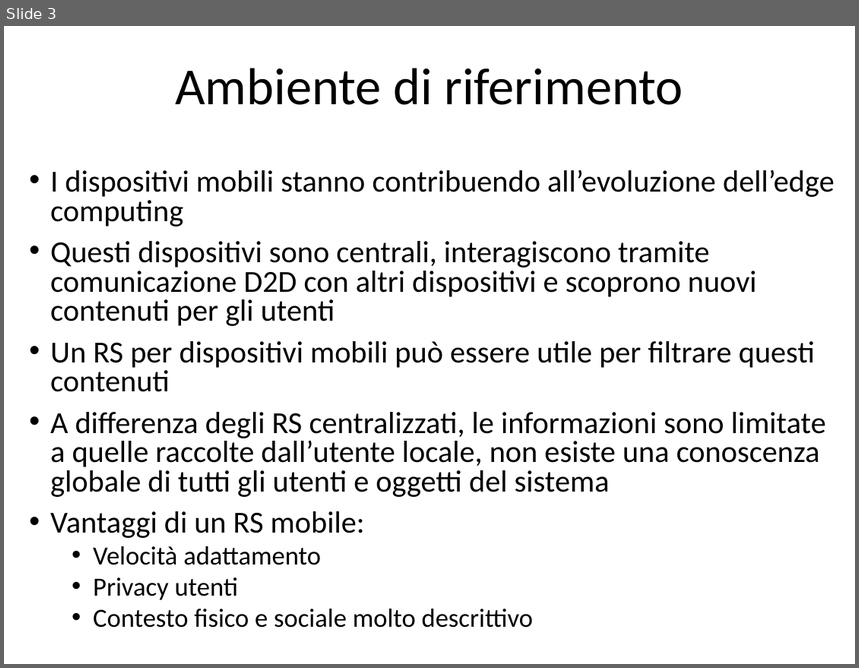
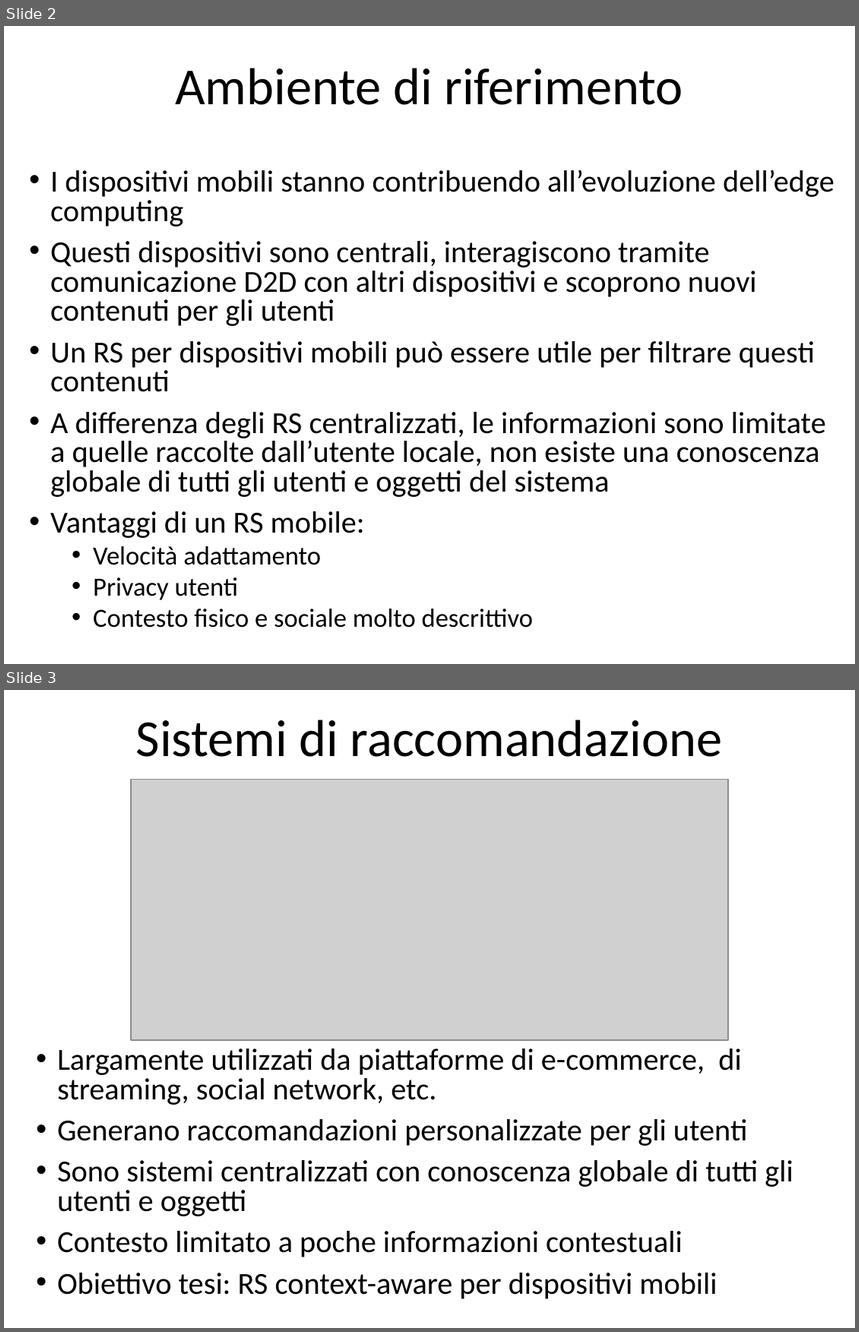
Before and after one commit to CriptHunter/tesi, a slide deck: presentazione/presentazione.pptx. Shown one above the other, each under a label of ours: slide 3 before the commit, slides 2 and 3 after it. The pictures are 859x668 and 859x1332 pixels, drawn with LibreOffice and Linux fonts; fonts in the diff are those of the drawing; grey boxes stand for pictures. Boxes give left, top, right and bottom in pixels: in the first picture for what was removed or moved away, otherwise in the second. Text is boxed around its words. In the diff, an @@ line names an element or a change of style, - is before the commit and + after.

```diff
--- a/presentazione/presentazione.pptx
+++ b/presentazione/presentazione.pptx
@@ slide 3 added at (x1=4, y1=690, x2=855, y2=1328), background #FFFFFF @@
@@ title added at (x1=136, y1=720, x2=722, y2=757), 44 pt, text #000000 @@
+Sistemi di raccomandazione
@@ picture added at (x1=131, y1=780, x2=728, y2=1040) @@
@@ text added at (x1=57, y1=1049, x2=793, y2=1300), 25.9 pt, text #000000 @@
+• Largamente utilizzati da piattaforme di e-commerce, di streaming, social network, etc.
+• Generano raccomandazioni personalizzate per gli utenti
+• Sono sistemi centralizzati con conoscenza globale di tutti gli utenti e oggetti
+• Contesto limitato a poche informazioni contestuali
+• Obiettivo tesi: RS context-aware per dispositivi mobili
@@ what was slide 3 is now slide 2 @@
```
Also in this commit, not shown: 4 slides changed, 1 slide removed, 2 other files.
